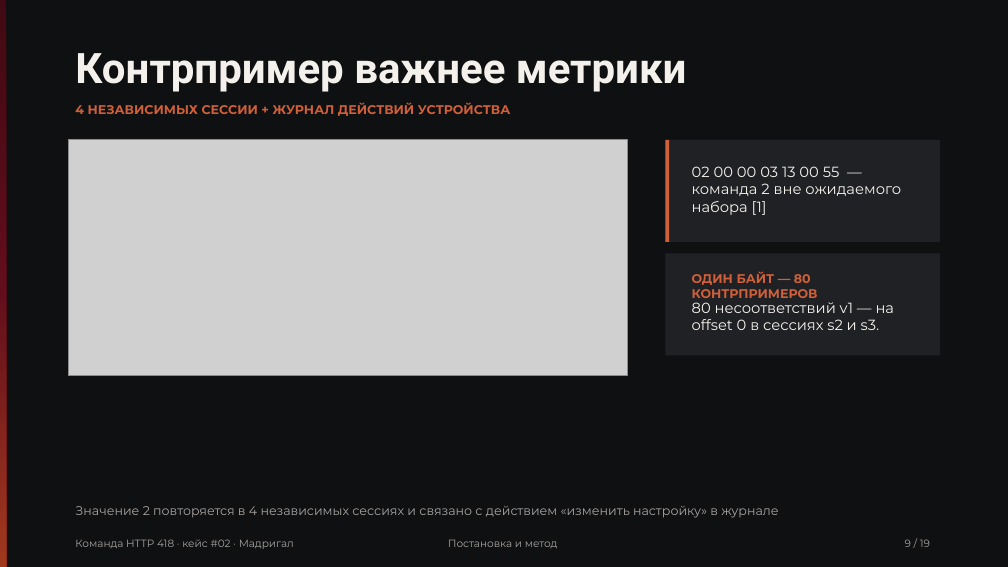
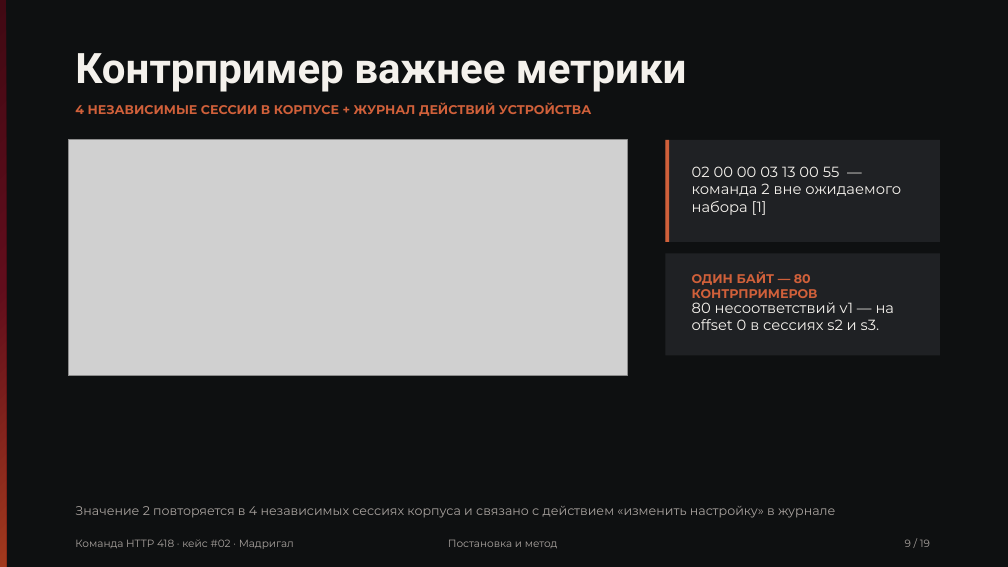
Before and after one commit to Pavel1778/madrigal-protocol-lab, a slide deck: slide 9 of presentation/slides.pptx. Drawn at 1008x567 pixels with LibreOffice and Linux fonts; fonts in the diff are those of the drawing; grey boxes stand for pictures. Boxes give left, top, right and bottom in pixels: in the first picture for what was removed or moved away, otherwise in the second. Text is boxed around its words. In the diff, an @@ line names an element or a change of style, - is before the commit and + after.

```diff
--- a/presentation/slides.pptx
+++ b/presentation/slides.pptx
@@ text at [75,102,591,116]: text changed @@
-4 НЕЗАВИСИМЫХ СЕССИИ + ЖУРНАЛ ДЕЙСТВИЙ УСТРОЙСТВА
+4 НЕЗАВИСИМЫЕ СЕССИИ В КОРПУСЕ + ЖУРНАЛ ДЕЙСТВИЙ УСТРОЙСТВА
@@ text at [75,506,835,518]: text changed @@
-Значение 2 повторяется в 4 независимых сессиях и связано с действием «изменить настройку» в журнале
+Значение 2 повторяется в 4 независимых сессиях корпуса и связано с действием «изменить настройку» в журнале
```
Also in this commit, not shown: 2 other slides changed, 13 other files.
